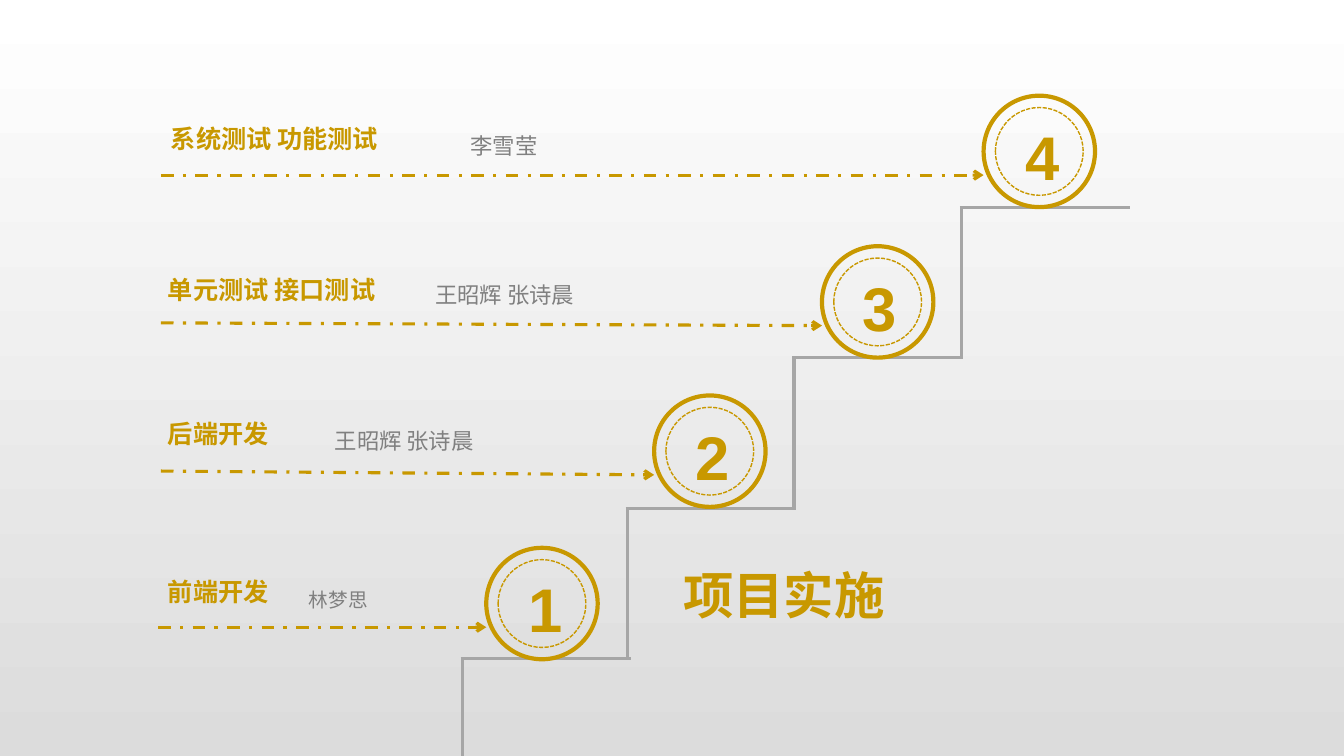
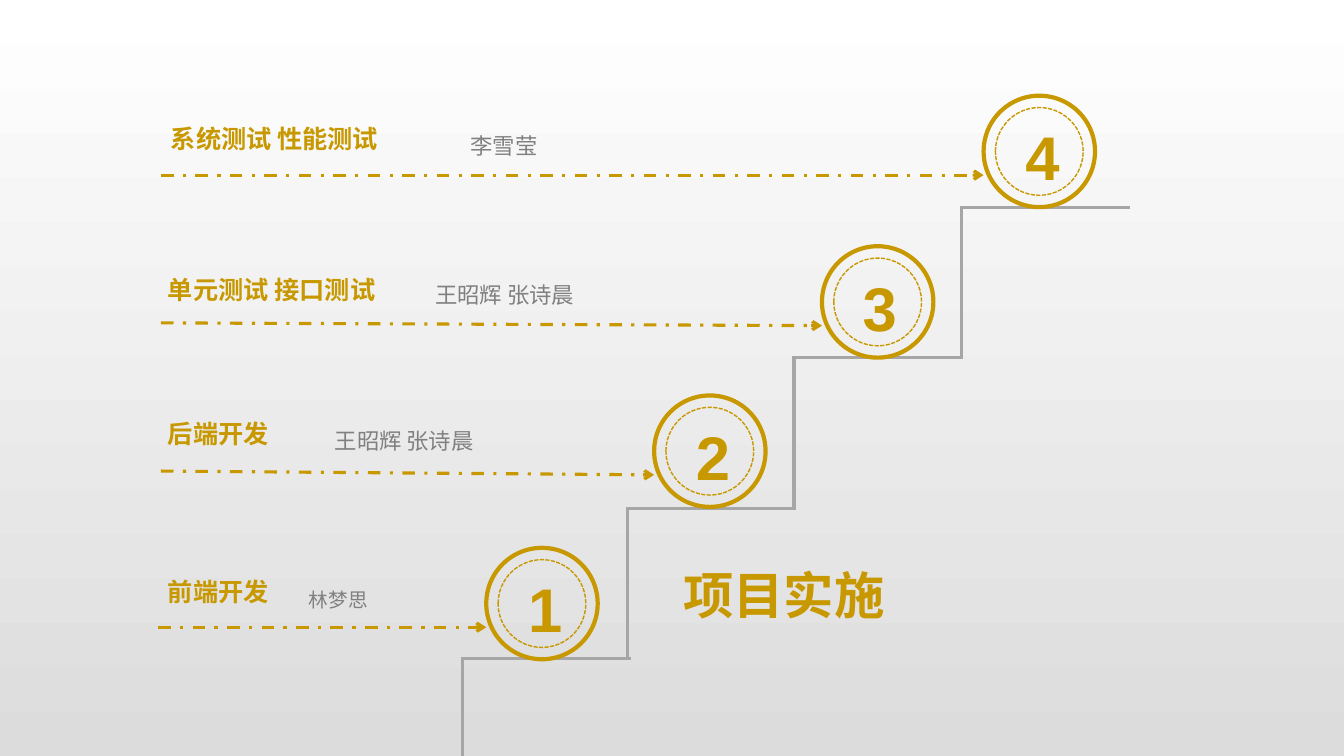
Before and after one commit to wangzh1998/MeetHere, a slide deck: slide 3 of Pre/Group-4-MeetHerePre.pptx. Drawn at 1344x756 pixels with LibreOffice and Linux fonts; fonts in the diff are those of the drawing. Boxes give left, top, right and bottom in pixels: in the first picture for what was removed or moved away, otherwise in the second. Text is boxed around its words. In the diff, an @@ line names an element or a change of style, - is before the commit and + after.

```diff
--- a/Pre/Group-4-MeetHerePre.pptx
+++ b/Pre/Group-4-MeetHerePre.pptx
@@ text at (171, 126, 378, 151): text changed @@
-系统测试 功能测试
+系统测试 性能测试
```
Also in this commit, not shown: 16 slides added.
